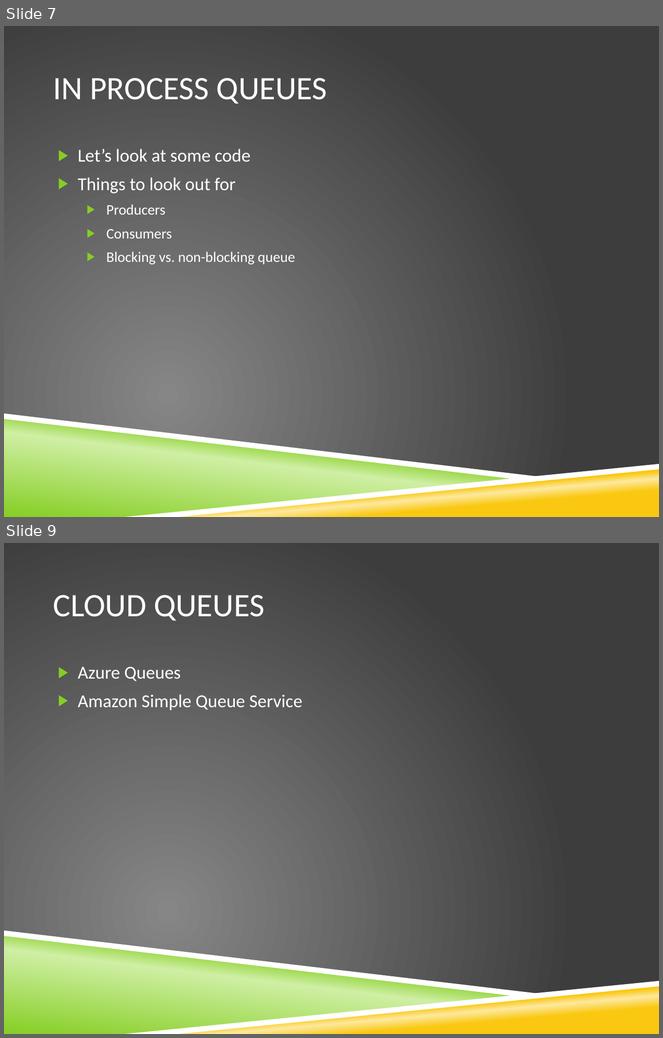
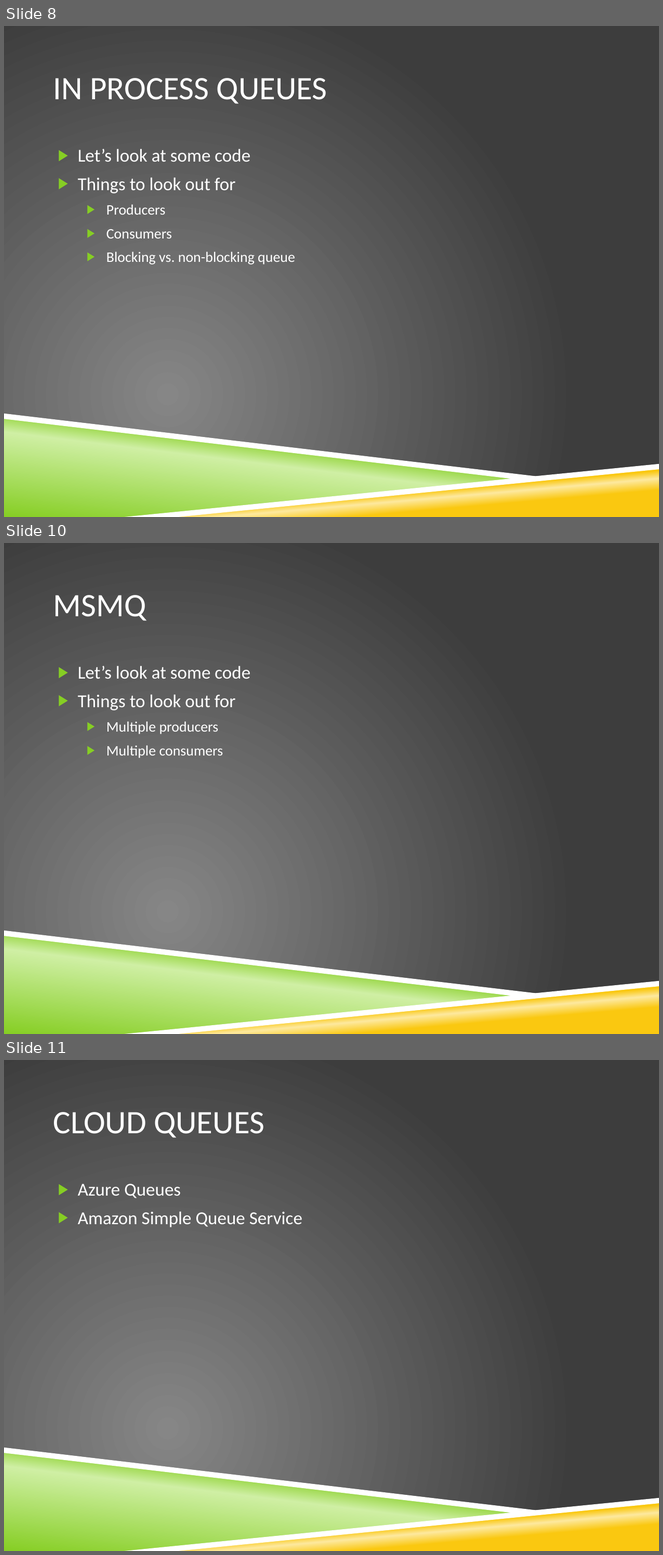
Before and after one commit to stimms/Queues, a slide deck: Queues and message based architecture.pptx. Shown one above the other, each under a label of ours: slides 7 and 9 before the commit, slides 8, 10 and 11 after it; the slides between them are not shown. The pictures are 663x1038 and 663x1555 pixels, drawn with LibreOffice and Linux fonts; fonts in the diff are those of the drawing; background and template pictures are left out. Boxes give left, top, right and bottom in pixels: in the first picture for what was removed or moved away, otherwise in the second. Text is boxed around its words. In the diff, an @@ line names an element or a change of style, - is before the commit and + after.

```diff
--- a/Queues and message based architecture.pptx
+++ b/Queues and message based architecture.pptx
@@ slide 10 added at (4, 543, 659, 1034), background picture (left out); not listed: 4 template elements that a slide beside it also shows @@
@@ title added at (53, 595, 146, 621), 36 pt, text #FFFFFF @@
+MSMQ
@@ text added at (78, 666, 250, 758), 20 pt, text #FFFFFF @@
+▶ Let’s look at some code
+▶ Things to look out for
+  ▶ Multiple producers
+  ▶ Multiple consumers
@@ what was slide 7 is now slide 8 @@
@@ what was slide 9 is now slide 11 @@
```
Also in this commit, not shown: 4 slides changed, 4 other slides added, 10 other files.
